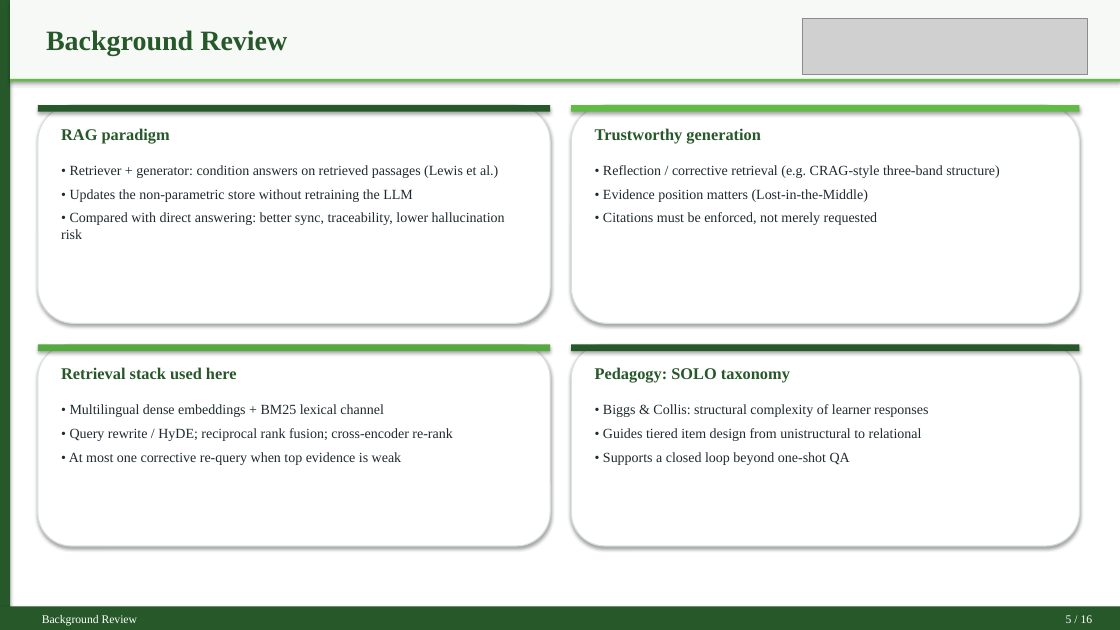
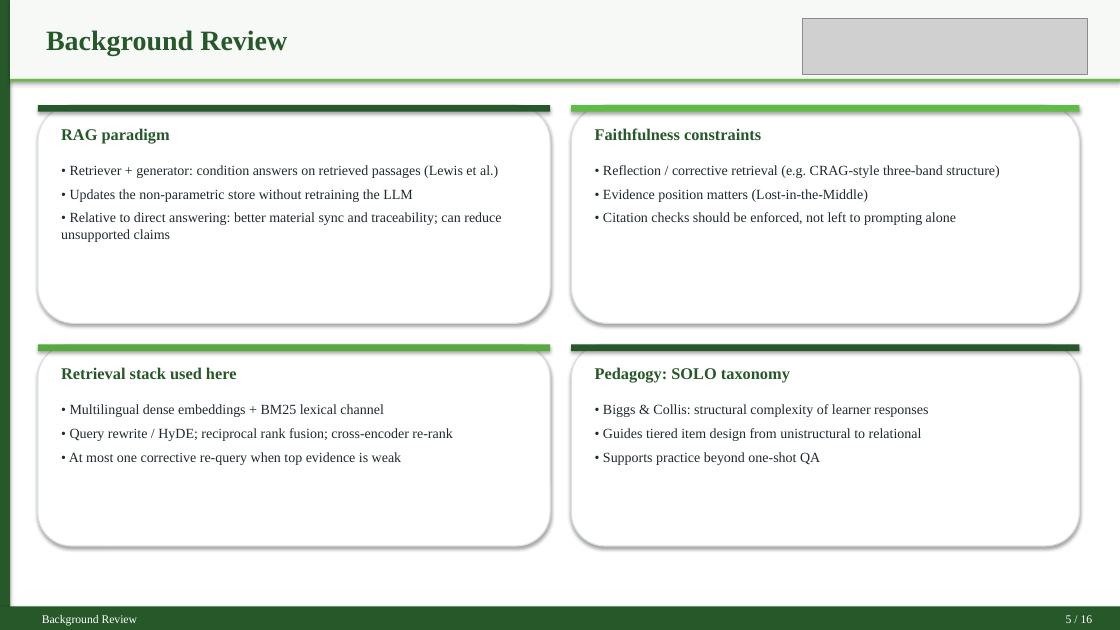
Before and after one commit to JinYue-star/ForRag, a slide deck: slide 5 of docs/Jin_Yue_3036494489_Final_Defense_Clean_TNR.pptx. Drawn at 1120x630 pixels with LibreOffice and Linux fonts; fonts in the diff are those of the drawing; grey boxes stand for pictures. Boxes give left, top, right and bottom in pixels: in the first picture for what was removed or moved away, otherwise in the second. Text is boxed around its words. In the diff, an @@ line names an element or a change of style, - is before the commit and + after.

```diff
--- a/docs/Jin_Yue_3036494489_Final_Defense_Clean_TNR.pptx
+++ b/docs/Jin_Yue_3036494489_Final_Defense_Clean_TNR.pptx
@@ text at bbox=[595, 128, 761, 140]: text changed @@
-Trustworthy generation
+Faithfulness constraints
@@ text at bbox=[61, 212, 501, 242]: text changed @@
-• Compared with direct answering: better sync, traceability, lower hallucination risk
+• Relative to direct answering: better material sync and traceability; can reduce unsupported claims
@@ text at bbox=[603, 212, 956, 225]: text changed @@
-• Citations must be enforced, not merely requested
+• Citation checks should be enforced, not left to prompting alone
@@ text at bbox=[603, 452, 820, 465]: text changed @@
-• Supports a closed loop beyond one-shot QA
+• Supports practice beyond one-shot QA
```
Also in this commit, not shown: 9 other slides changed, 14 other files.
